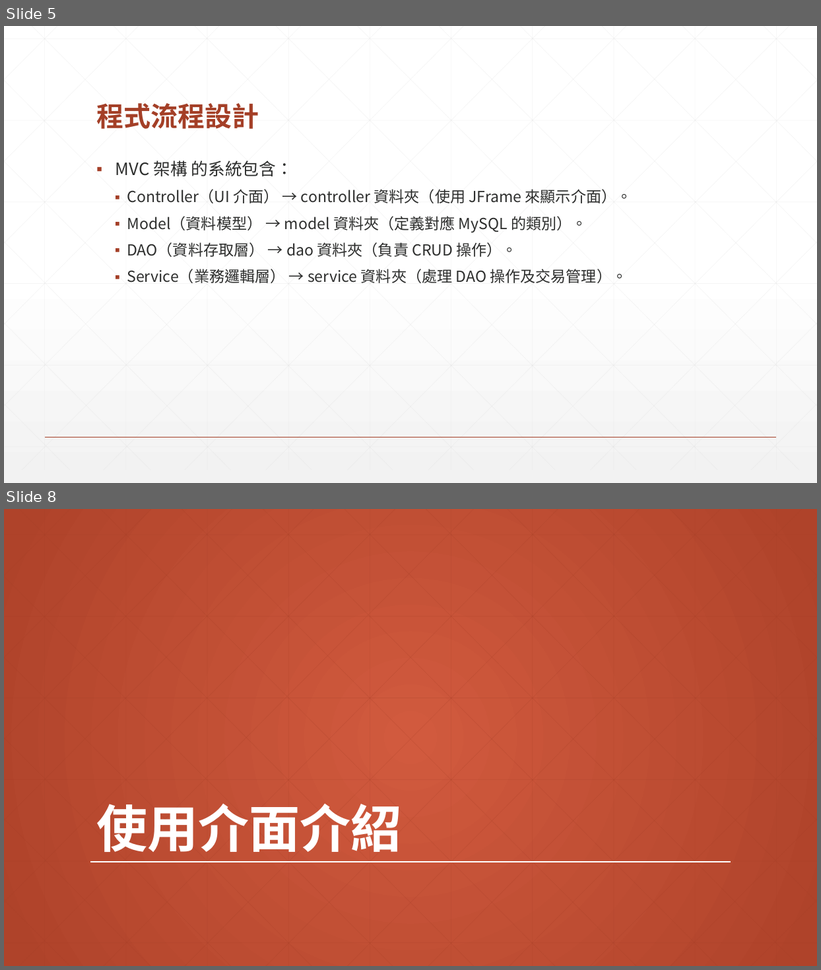
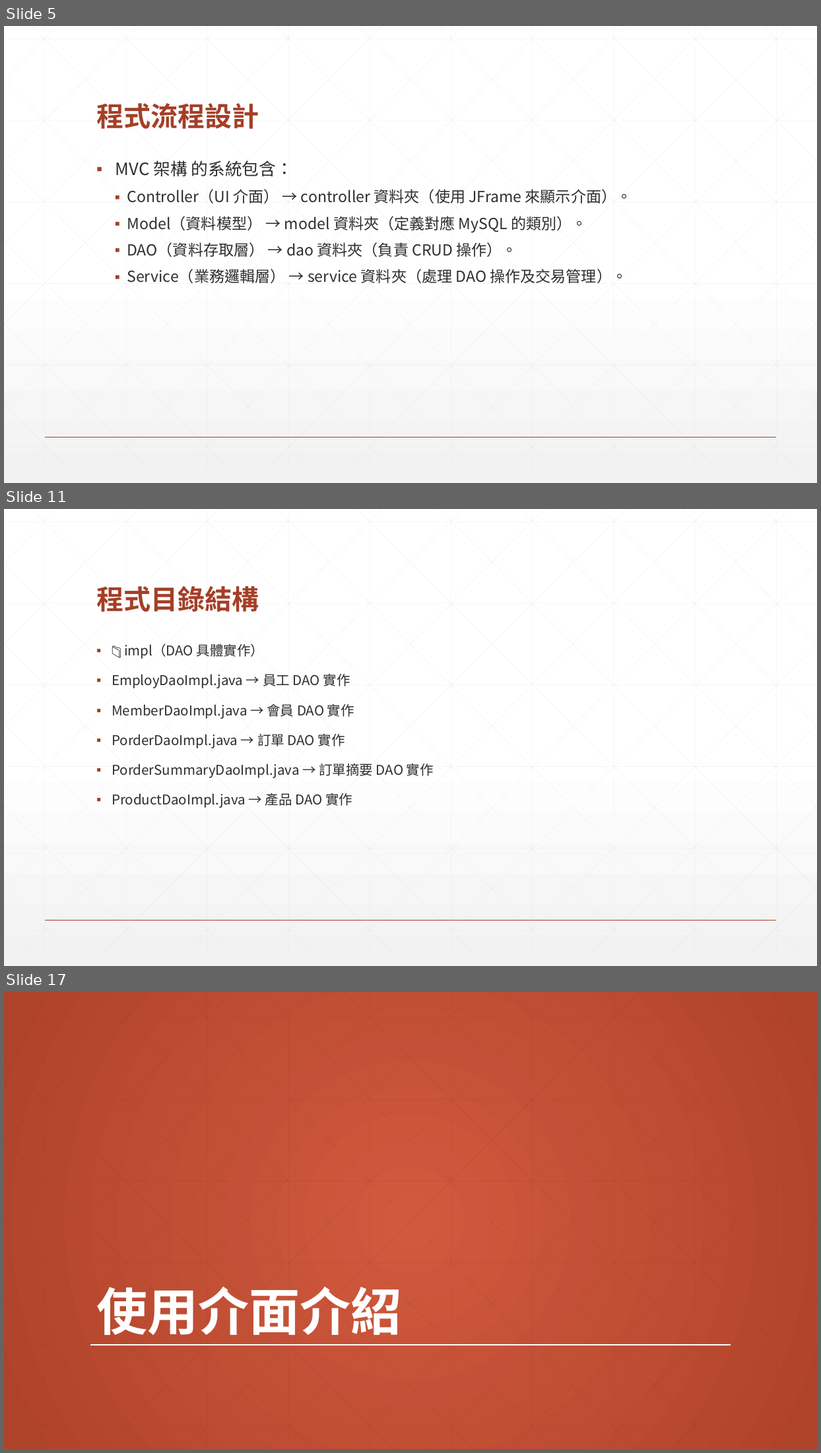
Before and after one commit to guyverfax/SportProject, a slide deck: 作業5-體育用品店訂單和庫存管理系統.pptx. Shown one above the other, each under a label of ours: slides 5 and 8 before the commit, slides 5, 11 and 17 after it; the slides between them are not shown. The pictures are 821x970 and 821x1453 pixels, drawn with LibreOffice and Linux fonts; fonts in the diff are those of the drawing. Boxes give left, top, right and bottom in pixels: in the first picture for what was removed or moved away, otherwise in the second. Text is boxed around its words. In the diff, an @@ line names an element or a change of style, - is before the commit and + after.

```diff
--- a/作業5-體育用品店訂單和庫存管理系統.pptx
+++ b/作業5-體育用品店訂單和庫存管理系統.pptx
@@ slide 11 added at (x1=4, y1=509, x2=817, y2=966), background gradient #FFFFFF to #F2F2F2; not listed: 47 template elements that a slide beside it also shows @@
@@ title added at (x1=96, y1=586, x2=259, y2=612), 32 pt, text #A43F27, bold @@
+程式目錄結構
@@ text added at (x1=112, y1=644, x2=434, y2=808), 16 pt, text #2D2E2D @@
+▪ 📁 impl（DAO 具體實作）
+▪ EmployDaoImpl.java → 員工 DAO 實作
+▪ MemberDaoImpl.java → 會員 DAO 實作
+▪ PorderDaoImpl.java → 訂單 DAO 實作
+▪ PorderSummaryDaoImpl.java → 訂單摘要 DAO 實作
+▪ ProductDaoImpl.java → 產品 DAO 實作
@@ what was slide 8 is now slide 17 @@
```
Also in this commit, not shown: 10 slides changed, 26 other slides added, 2 slides removed.
